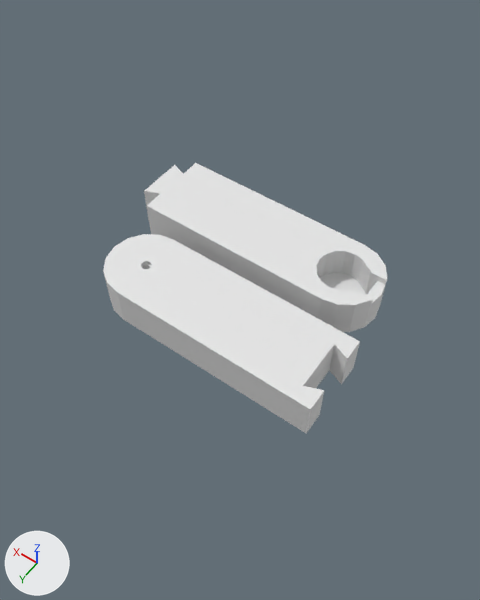
The Blender file RobotArmModelRemake.blend, before and after one commit.
Camera for both pictures: a 50 mm lens placed at (-138.0, 199.0, 294.0), pointed at (10.0, -7.0, -30.0). The lights are fixed; the arrows at lower left show +X, +Y and +Z.
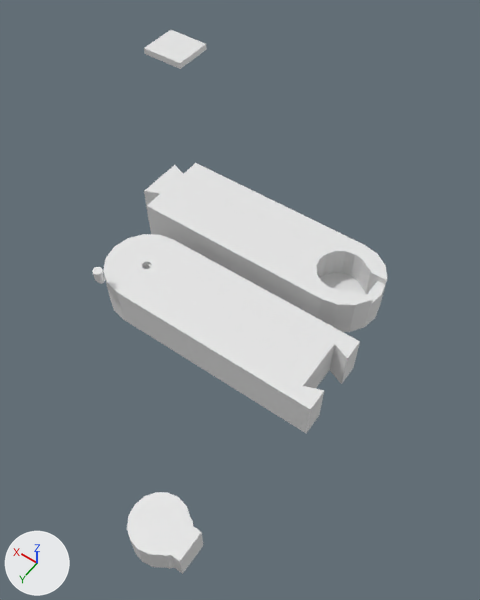
The edits, one by one:
Mesh me_cylinder_001 is new.
It has 146 vertices, 121 faces and spans x 44.25..49.75, y -2.75..2.75, z 4.49..12.49.
Object 'Cylinder.001' (ob_cylinder_001) is new; it shows me_cylinder_001.
Its location is (12.0, 54.4, 10.5).
Object 'Cylinder.004' (ob_cylinder_004) is new; it shows a copy of the mesh of ob_cylinder_004.
Its location is (-53.2, -161.1, 12.6).
Object 'Cylinder.002' (ob_cylinder_002) is new; it shows a copy of the mesh of ob_cylinder_002.
Its location is (-46.4, 133.2, -19.7).

Changed parts and their boxes (x1, y1, x2, y2) in the pictures (480 x 600 px):
'Cylinder.002', added
    after: (127, 492, 203, 574)
'Cylinder.004', added
    after: (144, 30, 207, 69)
'Cylinder.001', added
    after: (92, 267, 105, 284)
